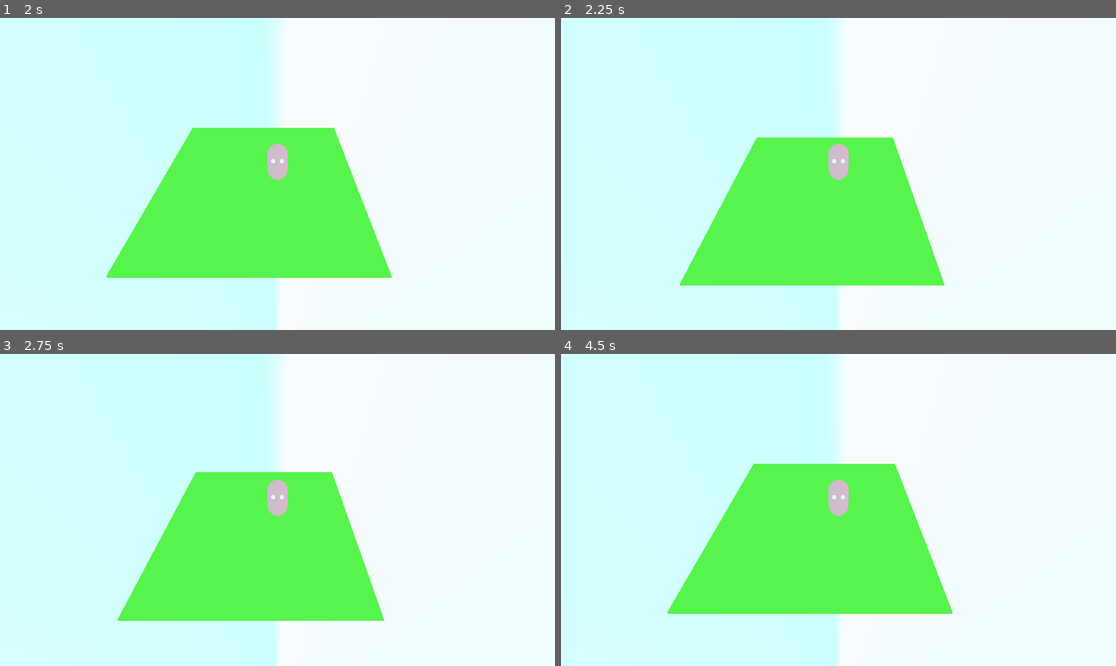
Above: before the commit, frames 1-4 (two rows, left to right).
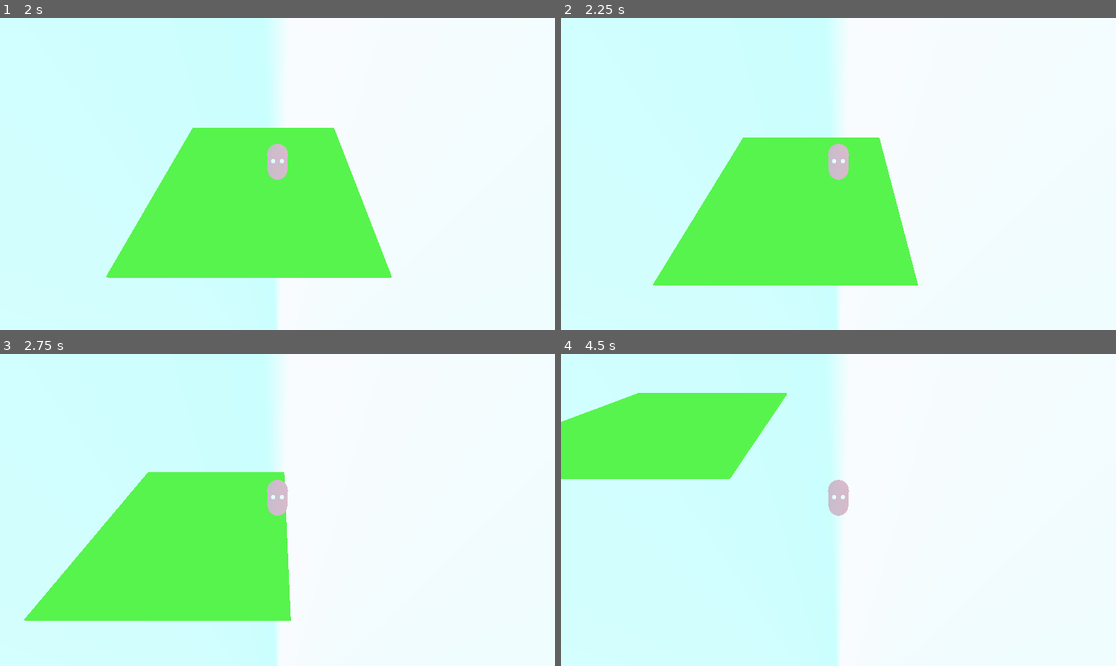
Above: after the commit, the same moments.

Repository: yellowisk/Game-Jam
Game: Godot game, scene res://teste.tscn
The game is run twice, just before and just after one commit, with the same random seed, the same clock (stepped at 60 frames per second) and the same inputs.
Inputs (mouse positions are in pixels of both pictures, inside the frame that each line leads up to):
- Up to frame 1 (2 s): click (288, 130) at 0.52 s; type "Alex" at 0.6 s; click "Host Server" at 1.25 s
- Up to frame 2 (2.25 s): tap Enter (ui_accept) at 2 s; hold D (move_right, bound only after the commit) from 2.03 s (still down)
- Up to frame 3 (2.75 s): keep holding D (move_right, bound only after the commit); tap Enter (ui_accept) at 2.27 s
- Up to frame 4 (4.5 s): release D (move_right, bound only after the commit) at 2.78 s; hold S (move_down, bound only after the commit) 2.78-3.53 s; tap Enter (ui_accept) at 3.02 s; hold D (move_right, bound only after the commit) 3.53-4.28 s; hold W (move_up, bound only after the commit) from 4.28 s (still down)

Frame 1 is identical in both runs. In frame 2, 3.4% of the frame differs, in the area x 16-70%, y 38-86%; in frame 3, 12%; in frame 4, 27%, in the area x 0-71%, y 12-84%.

Commit message:
keep enhancing barrel minigame

Diff:
--- a/livre-game-jam/barrel.gd
+++ /dev/null
@@ -1,28 +0,0 @@
-extends CharacterBody3D
-
-const SPEED = 5.
-
-@onready var cam = $SpringArm3D/Camera3D
-
-func _physics_process(delta: float) -> void:
-	if is_multiplayer_authority():
-		# Add the gravity.
-		if not is_on_floor():
-			velocity += get_gravity() * delta
-
-		if Input.is_action_just_pressed("quit"):
-			$"../".exit_game(name.to_int())
-			get_tree().quit()
-
-		# Get the input direction and handle the movement/deceleration.
-		# As good practice, you should replace UI actions with custom gameplay actions.
-		var input_dir := Input.get_vector("move_left", "move_right", "move_up", "move_down")
-		var direction := (transform.basis * Vector3(input_dir.x, 0, input_dir.y)).normalized()
-		if direction:
-			velocity.x = direction.x * SPEED
-			#velocity.z = direction.z * SPEED
-		else:
-			velocity.x = move_toward(velocity.x, 0, SPEED)
-			#velocity.z = move_toward(velocity.z, 0, SPEED)
-
-		move_and_slide()
--- a/livre-game-jam/barrel.tscn
+++ /dev/null
@@ -1,42 +0,0 @@
-[gd_scene load_steps=5 format=3 uid="uid://boek1ilr05u8b"]
-
-[sub_resource type="CylinderShape3D" id="CylinderShape3D_ns3c6"]
-height = 1.0
-
-[sub_resource type="CylinderMesh" id="CylinderMesh_fxtrj"]
-height = 1.0
-
-[sub_resource type="BoxMesh" id="BoxMesh_pyada"]
-
-[sub_resource type="BoxShape3D" id="BoxShape3D_pjh82"]
-
-[node name="Barrel" type="CharacterBody3D"]
-
-[node name="Pivot" type="Node3D" parent="."]
-
-[node name="CollisionShape3D" type="CollisionShape3D" parent="."]
-shape = SubResource("CylinderShape3D_ns3c6")
-
-[node name="MeshInstance3D" type="MeshInstance3D" parent="."]
-transform = Transform3D(1, 0, 0, 0, 1, 0, 0, 0, 1, 0, 0.5, 0)
-mesh = SubResource("CylinderMesh_fxtrj")
-
-[node name="SpringArm3D" type="SpringArm3D" parent="."]
-transform = Transform3D(1, 0, 0, 0, 0.965926, 0.258819, 0, -0.258819, 0.965926, 0, 1.5, 2)
-spring_length = 0.5
-
-[node name="Camera3D" type="Camera3D" parent="SpringArm3D"]
-
-[node name="DirectionalLight3D" type="DirectionalLight3D" parent="."]
-transform = Transform3D(0.707107, 3.09086e-08, -0.707107, 0.707107, -3.09086e-08, 0.707107, 0, -1, -4.37114e-08, -3, 3, 0)
-shadow_enabled = true
-
-[node name="StaticBody3D" type="StaticBody3D" parent="."]
-transform = Transform3D(30, 0, 0, 0, 0.1, 0, 0, 0, 30, -3, 0, 0)
-
-[node name="MeshInstance3D" type="MeshInstance3D" parent="StaticBody3D"]
-transform = Transform3D(1, 0, 0, 0, 1, 0, 0, 0, 1, 0.1, 0, 0)
-mesh = SubResource("BoxMesh_pyada")
-
-[node name="CollisionShape3D" type="CollisionShape3D" parent="StaticBody3D"]
-shape = SubResource("BoxShape3D_pjh82")
--- /dev/null
+++ b/livre-game-jam/minigame_barrel/barrel.gd
@@ -0,0 +1,51 @@
+extends CharacterBody3D
+
+const SPEED = 5.0
+
+var scene_to_instance = preload("res://minigame_barrel/fruta.tscn")
+
+func _ready():
+	var fruits_parent = Node3D.new()
+	get_parent().add_child.call_deferred(fruits_parent)
+
+	var positions = [Vector3(-5, 6, 0), Vector3(-4, 6, 0),  Vector3(-3, 6, 0),  Vector3(-2, 6, 0),
+	Vector3(-1, 6, 0),  Vector3(0, 6, 0),  Vector3(1, 6, 0),  Vector3(2, 6, 0), Vector3(3, 6, 0),
+	 Vector3(4, 6, 0),  Vector3(-4, 6, 0)]
+
+	await spawn_fruits(fruits_parent, positions)
+
+func spawn_fruits(fruits_parent, positions) -> void:
+	var counter = 0
+	while counter < 20:
+		var random_int = randi_range(0, 10)
+		var pos = positions[random_int]
+		var fruit = scene_to_instance.instantiate()
+		fruit.global_transform.origin = pos
+		fruits_parent.add_child(fruit)
+
+		counter += 1
+
+		await get_tree().create_timer(1.5).timeout
+
+func _physics_process(delta: float) -> void:
+	if not is_on_floor():
+		velocity += get_gravity() * delta
+
+	if Input.is_action_just_pressed("quit"):
+		$"../".exit_game(name.to_int())
+		get_tree().quit()
+
+	var input_dir := Input.get_vector("move_left", "move_right", "move_up", "move_down")
+	var direction := (transform.basis * Vector3(input_dir.x, 0, input_dir.y)).normalized()
+	if direction:
+		velocity.x = direction.x * SPEED
+	else:
+		velocity.x = move_toward(velocity.x, 0, SPEED)
+
+	move_and_slide()
+
+
+func _on_area_3d_body_entered(body: Node3D) -> void:
+	if body.name == "Fruta":
+		body.queue_free()
+		print("BAM")
--- /dev/null
+++ b/livre-game-jam/minigame_barrel/barrel.tscn
@@ -0,0 +1,31 @@
+[gd_scene load_steps=5 format=3 uid="uid://cngsfaq7lk1se"]
+
+[ext_resource type="Script" path="res://minigame_barrel/barrel.gd" id="1_lxt6r"]
+
+[sub_resource type="CylinderShape3D" id="CylinderShape3D_3yawv"]
+height = 1.0
+
+[sub_resource type="CylinderMesh" id="CylinderMesh_fhe3x"]
+height = 1.0
+
+[sub_resource type="CylinderShape3D" id="CylinderShape3D_6bp1f"]
+
+[node name="barrel" type="CharacterBody3D"]
+script = ExtResource("1_lxt6r")
+
+[node name="CollisionShape3D" type="CollisionShape3D" parent="."]
+transform = Transform3D(1, 0, 0, 0, 1, 0, 0, 0, 1, 0, 0.5, 0)
+shape = SubResource("CylinderShape3D_3yawv")
+
+[node name="MeshInstance3D" type="MeshInstance3D" parent="."]
+transform = Transform3D(1, 0, 0, 0, 1, 0, 0, 0, 1, 0, 0.5, 0)
+mesh = SubResource("CylinderMesh_fhe3x")
+
+[node name="Area3D" type="Area3D" parent="."]
+transform = Transform3D(0.75, 0, 0, 0, 0.75, 0, 0, 0, 0.75, 0, 0.4, 0)
+
+[node name="CollisionShape3D" type="CollisionShape3D" parent="Area3D"]
+transform = Transform3D(0.75, 0, 0, 0, 0.75, 0, 0, 0, 0.75, 0, 0, 0)
+shape = SubResource("CylinderShape3D_6bp1f")
+
+[connection signal="body_entered" from="Area3D" to="." method="_on_area_3d_body_entered"]
--- /dev/null
+++ b/livre-game-jam/minigame_barrel/fruta.gd
@@ -0,0 +1,6 @@
+extends RigidBody3D
+
+# Called when the node enters the scene tree for the first time
+func _ready():
+	await get_tree().create_timer(1.2).timeout
+	queue_free()
--- /dev/null
+++ b/livre-game-jam/minigame_barrel/fruta.tscn
@@ -0,0 +1,19 @@
+[gd_scene load_steps=4 format=3 uid="uid://c16olurshplqx"]
+
+[ext_resource type="Script" path="res://minigame_barrel/fruta.gd" id="1_jlof0"]
+
+[sub_resource type="SphereMesh" id="SphereMesh_xfyyp"]
+
+[sub_resource type="SphereShape3D" id="SphereShape3D_3738w"]
+
+[node name="Fruta" type="RigidBody3D"]
+transform = Transform3D(0.7, 0, 0, 0, 0.7, 0, 0, 0, 0.7, 0, 0, 0)
+script = ExtResource("1_jlof0")
+
+[node name="MeshInstance3D" type="MeshInstance3D" parent="."]
+transform = Transform3D(0.7, 0, 0, 0, 0.7, 0, 0, 0, 0.7, 0, 0, 0)
+mesh = SubResource("SphereMesh_xfyyp")
+
+[node name="CollisionShape3D" type="CollisionShape3D" parent="."]
+transform = Transform3D(0.7, 0, 0, 0, 0.7, 0, 0, 0, 0.7, 0, 0, 0)
+shape = SubResource("SphereShape3D_3738w")
--- /dev/null
+++ b/livre-game-jam/minigame_barrel/minigame_barril.tscn
@@ -0,0 +1,33 @@
+[gd_scene load_steps=5 format=3 uid="uid://gux2d446iehj"]
+
+[ext_resource type="PackedScene" uid="uid://cngsfaq7lk1se" path="res://minigame_barrel/barrel.tscn" id="1_md43f"]
+[ext_resource type="Script" path="res://minigame_barrel/static_body_3d.gd" id="1_spdey"]
+
+[sub_resource type="BoxMesh" id="BoxMesh_8468c"]
+
+[sub_resource type="BoxShape3D" id="BoxShape3D_16i54"]
+
+[node name="Node3D" type="Node3D"]
+
+[node name="StaticBody3D" type="StaticBody3D" parent="." groups=["ground"]]
+transform = Transform3D(30, 0, 0, 0, 1, 0, 0, 0, 30, 0, 0, 0)
+script = ExtResource("1_spdey")
+
+[node name="MeshInstance3D" type="MeshInstance3D" parent="StaticBody3D"]
+mesh = SubResource("BoxMesh_8468c")
+
+[node name="CollisionShape3D" type="CollisionShape3D" parent="StaticBody3D"]
+shape = SubResource("BoxShape3D_16i54")
+
+[node name="CharacterBody3D" parent="." instance=ExtResource("1_md43f")]
+transform = Transform3D(1, 0, 0, 0, 1, 0, 0, 0, 1, 0, 1, 0)
+
+[node name="SpringArm3D" type="SpringArm3D" parent="."]
+transform = Transform3D(1, 0, 0, 0, 0.965926, 0.258819, 0, -0.258819, 0.965926, 0, 2.5, 2)
+spring_length = 2.0
+
+[node name="Camera3D" type="Camera3D" parent="SpringArm3D"]
+
+[node name="DirectionalLight3D" type="DirectionalLight3D" parent="."]
+transform = Transform3D(0.965926, 1.13133e-08, -0.258819, 0.258819, -4.22219e-08, 0.965926, 7.13962e-16, -1, -4.37114e-08, -3, 4, 0)
+shadow_enabled = true
--- /dev/null
+++ b/livre-game-jam/minigame_barrel/static_body_3d.gd
@@ -0,0 +1,11 @@
+extends StaticBody3D
+
+
+# Called when the node enters the scene tree for the first time.
+func _ready() -> void:
+	add_to_group("ground")
+
+
+# Called every frame. 'delta' is the elapsed time since the previous frame.
+func _process(delta: float) -> void:
+	pass
--- a/livre-game-jam/project.godot
+++ b/livre-game-jam/project.godot
@@ -14,3 +14,39 @@
 run/main_scene="res://teste.tscn"
 config/features=PackedStringArray("4.3", "Forward Plus")
 config/icon="res://icon.svg"
+
+[filesystem]
+
+import/blender/enabled=false
+
+[input]
+
+quit={
+"deadzone": 0.5,
+"events": [Object(InputEventKey,"resource_local_to_scene":false,"resource_name":"","device":0,"window_id":0,"alt_pressed":false,"shift_pressed":false,"ctrl_pressed":false,"meta_pressed":false,"pressed":false,"keycode":0,"physical_keycode":4194305,"key_label":0,"unicode":0,"location":0,"echo":false,"script":null)
+]
+}
+move_left={
+"deadzone": 0.5,
+"events": [Object(InputEventKey,"resource_local_to_scene":false,"resource_name":"","device":-1,"window_id":0,"alt_pressed":false,"shift_pressed":false,"ctrl_pressed":false,"meta_pressed":false,"pressed":false,"keycode":0,"physical_keycode":65,"key_label":0,"unicode":97,"location":0,"echo":false,"script":null)
+, Object(InputEventJoypadMotion,"resource_local_to_scene":false,"resource_name":"","device":-1,"axis":0,"axis_value":-1.0,"script":null)
+]
+}
+move_right={
+"deadzone": 0.5,
+"events": [Object(InputEventKey,"resource_local_to_scene":false,"resource_name":"","device":-1,"window_id":0,"alt_pressed":false,"shift_pressed":false,"ctrl_pressed":false,"meta_pressed":false,"pressed":false,"keycode":0,"physical_keycode":68,"key_label":0,"unicode":100,"location":0,"echo":false,"script":null)
+, Object(InputEventJoypadMotion,"resource_local_to_scene":false,"resource_name":"","device":-1,"axis":0,"axis_value":1.0,"script":null)
+]
+}
+move_up={
+"deadzone": 0.5,
+"events": [Object(InputEventKey,"resource_local_to_scene":false,"resource_name":"","device":-1,"window_id":0,"alt_pressed":false,"shift_pressed":false,"ctrl_pressed":false,"meta_pressed":false,"pressed":false,"keycode":0,"physical_keycode":87,"key_label":0,"unicode":119,"location":0,"echo":false,"script":null)
+, Object(InputEventJoypadMotion,"resource_local_to_scene":false,"resource_name":"","device":-1,"axis":1,"axis_value":-1.0,"script":null)
+]
+}
+move_down={
+"deadzone": 0.5,
+"events": [Object(InputEventKey,"resource_local_to_scene":false,"resource_name":"","device":-1,"window_id":0,"alt_pressed":false,"shift_pressed":false,"ctrl_pressed":false,"meta_pressed":false,"pressed":false,"keycode":0,"physical_keycode":83,"key_label":0,"unicode":115,"location":0,"echo":false,"script":null)
+, Object(InputEventJoypadMotion,"resource_local_to_scene":false,"resource_name":"","device":-1,"axis":1,"axis_value":1.0,"script":null)
+]
+}
